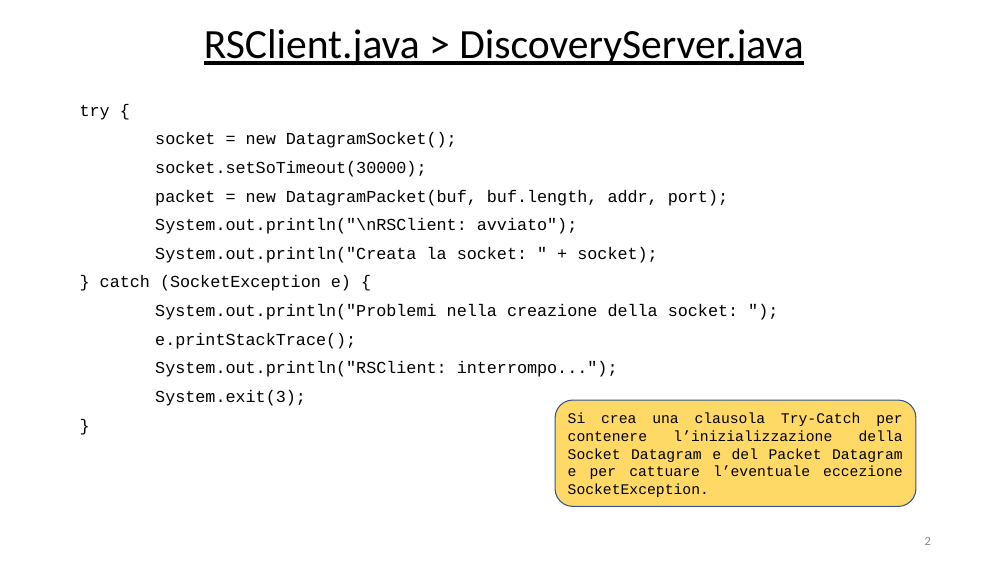
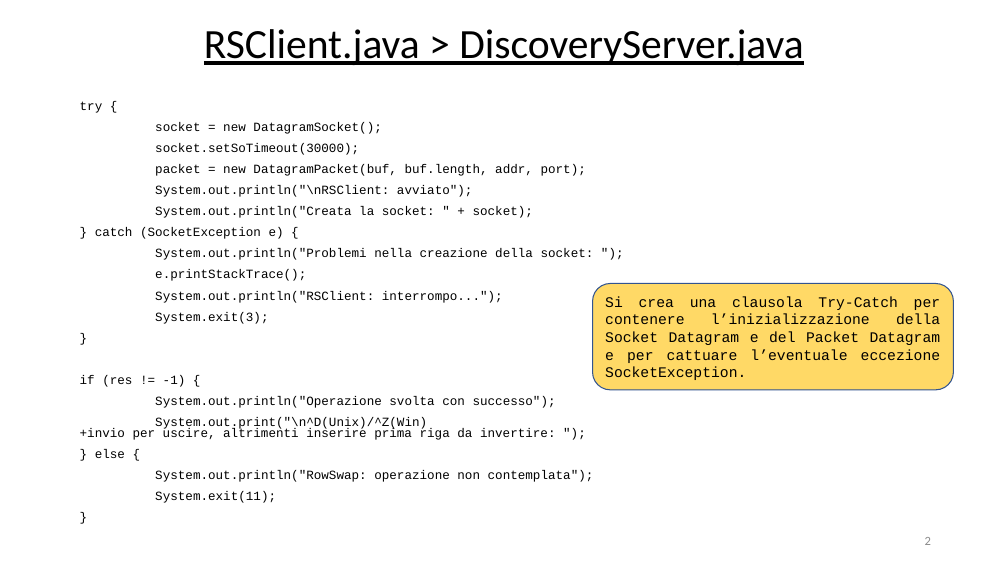
Before and after one commit to RetiCalc-Unibo/progetto1, a slide deck: slide 2 of Presentazione sistemata.pptx. Drawn at 1008x567 pixels with LibreOffice and Linux fonts; fonts in the diff are those of the drawing. Boxes give left, top, right and bottom in pixels: in the first picture for what was removed or moved away, otherwise in the second. Text is boxed around its words. In the diff, an @@ line names an element or a change of style, - is before the commit and + after.

Commit message:
Aggiornata la prima slide

```diff
--- a/Presentazione sistemata.pptx
+++ b/Presentazione sistemata.pptx
@@ text at (80,101,594,324): size 16 to 12 pt in "try {", "socket = new DatagramSocket();", "socket.setSoTimeout(30000);", "packet = new DatagramPacket(buf, buf.length, addr, port);" and 8 more places; line spacing 0.9 to 0.7 @@
@@ rounded rectangle "Si crea una clausola Try-Catch ...": place and size @@
-rounded rectangle "Si crea una clausola Try-Catch ..." at (555,400,916,507)
+rounded rectangle "Si crea una clausola Try-Catch ..." at (593,284,954,390)
@@ text at (80,375,594,503): paragraphs added @@
+if (res != -1) {
+System.out.println("Operazione svolta con successo");
+System.out.print("\n^D(Unix)/^Z(Win)+invio per uscire, altrimenti inserire prima riga da invertire: ");
+} else {
+System.out.println("RowSwap: operazione non contemplata");
+System.exit(11);
+}
```
Also in this commit, not shown: 1 other file.
